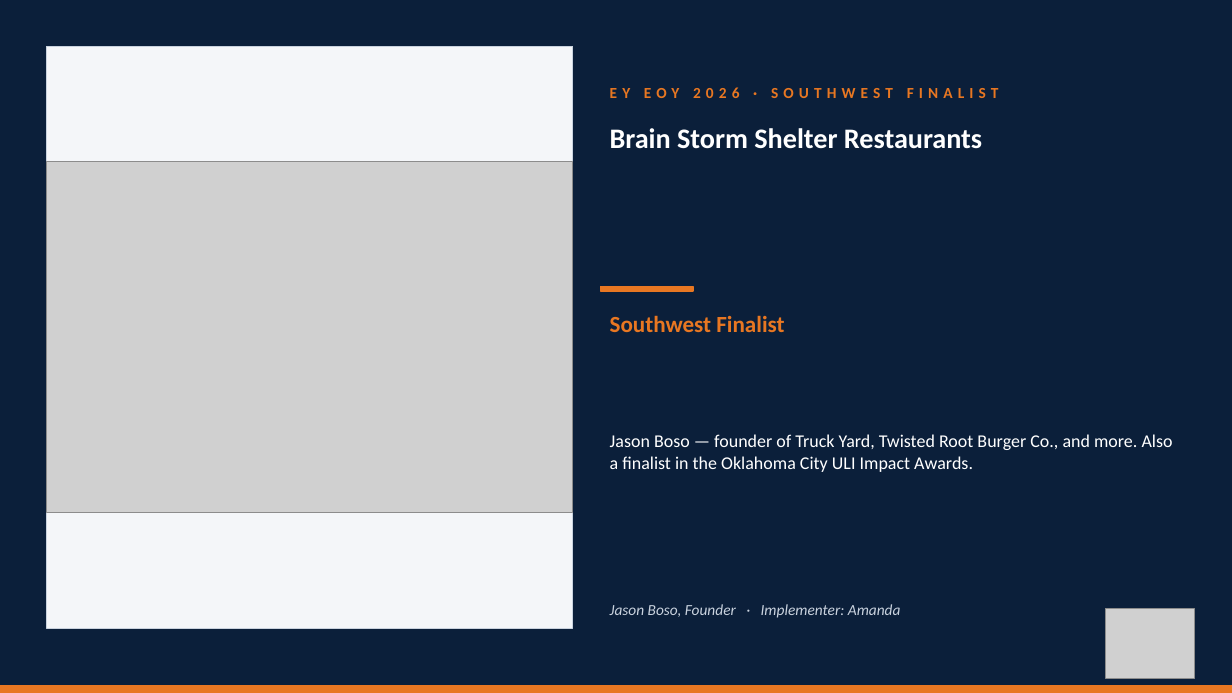
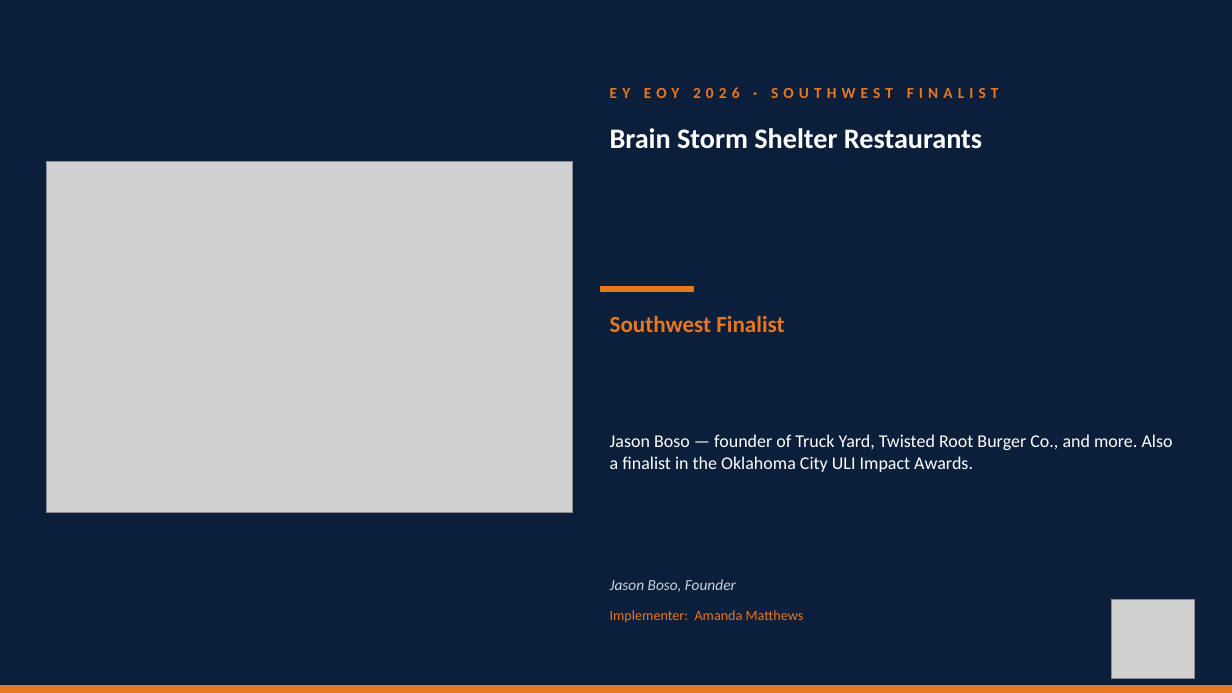
Before and after one commit to TicoRicoRay/wroe-dallas-2026, a slide deck: slide 9 of deliverables/celebrations-loop/Celebrations-Loop.pptx (slide 11 before the commit). Drawn at 1232x693 pixels with LibreOffice and Linux fonts; fonts in the diff are those of the drawing; grey boxes stand for pictures. Boxes give left, top, right and bottom in pixels: in the first picture for what was removed or moved away, otherwise in the second. Text is boxed around its words. In the diff, an @@ line names an element or a change of style, - is before the commit and + after.

Commit message:
Celebrations loop: drop section dividers, add Implementer per slide, kill photo shadow-box
- Removed the 3 section-divider slides (18 slides now instead of 21).
- Renamed 'SPILLERS CLIENT' badge to 'COMMUNITY WIN' across the deck.
- Added per-slide Implementer credit ('Implementer: Name') as small orange
  text below the read-aloud line. Attribution from Shane's master DOCX
  EOSI field or the submitting email sender.
- Photos now sit directly on the navy background (no cream frame), fitted
  at native aspect. Kills the white shadow-box that was visible on light
  photos and looked cheap.
- Wordmark recolored to white silhouette + orange NTX badge on transparent
  background, so it reads as branding on navy instead of a white sticker.

```diff
--- a/deliverables/celebrations-loop/Celebrations-Loop.pptx
+++ b/deliverables/celebrations-loop/Celebrations-Loop.pptx
@@ rectangle removed at box(46, 46, 573, 628) @@
@@ text at box(610, 579, 736, 592): text changed @@
-Jason Boso, Founder · Implementer: Amanda
+Jason Boso, Founder
@@ text added at box(610, 610, 804, 623), 11 pt, text #E87722 @@
+Implementer: Amanda Matthews
@@ picture: place and size @@
-picture at box(1105, 609, 1195, 678)
+picture at box(1112, 600, 1195, 678)
```
Also in this commit, not shown: 17 other slides changed, 3 slides removed, 4 other files.
